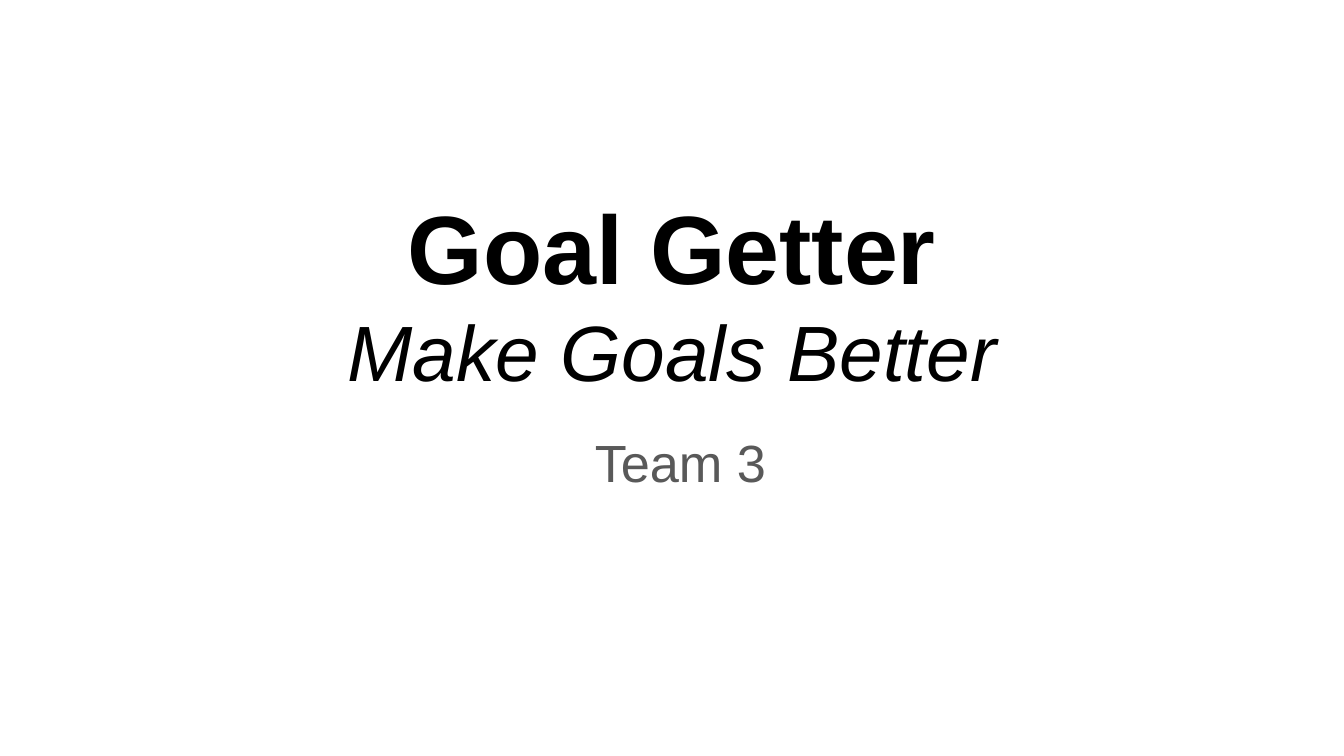
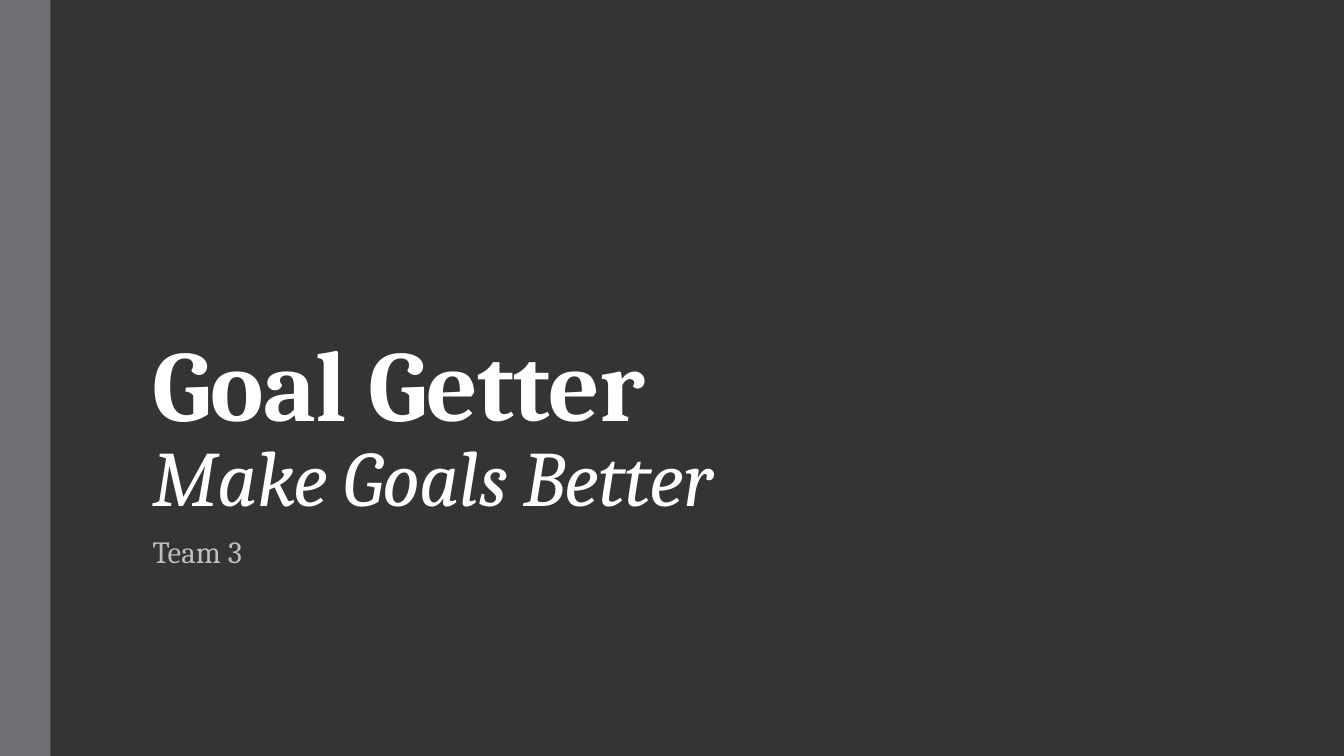
Before and after one commit to dbout01/cse310, a slide deck: slide 1 of course-conclusion/team_demo.pptx. Drawn at 1344x756 pixels with LibreOffice and Linux fonts; fonts in the diff are those of the drawing. Boxes give left, top, right and bottom in pixels: in the first picture for what was removed or moved away, otherwise in the second. Text is boxed around its words. In the diff, an @@ line names an element or a change of style, - is before the commit and + after.

```diff
--- a/course-conclusion/team_demo.pptx
+++ b/course-conclusion/team_demo.pptx
@@ background #FFFFFF to #353537 @@
@@ rectangle added at [0,0,51,755], fill #6F6F74 @@
@@ title "Goal Getter Make Goals Better": place and size @@
-title "Goal Getter Make Goals Better" at [347,213,996,382]
+title "Goal Getter Make Goals Better" at [153,351,712,507]
@@ title "Goal Getter Make Goals Better" at [153,351,712,507]: size 52 to 54 pt in "Goal Getter"; font Arial to Cambria, text colour #000000 to #FFFFFF, letter spacing 0 to -0.4 pt; alignment centre to left; line spacing 1 to 0.85 @@
@@ subtitle "Team 3": place and size @@
-subtitle "Team 3" at [595,445,766,483]
+subtitle "Team 3" at [153,542,242,563]
@@ subtitle "Team 3" at [153,542,242,563]: size 28 to 16.5 pt, font Arial to Cambria, text colour #595959 to #BFBFBF, letter spacing 0 to 0.1 pt; alignment centre to left; indent changed; line spacing 1 to 0.95; more space between paragraphs @@
```
Also in this commit, not shown: 4 other slides changed, 1 slide added, 1 slide removed, 2 other files.
